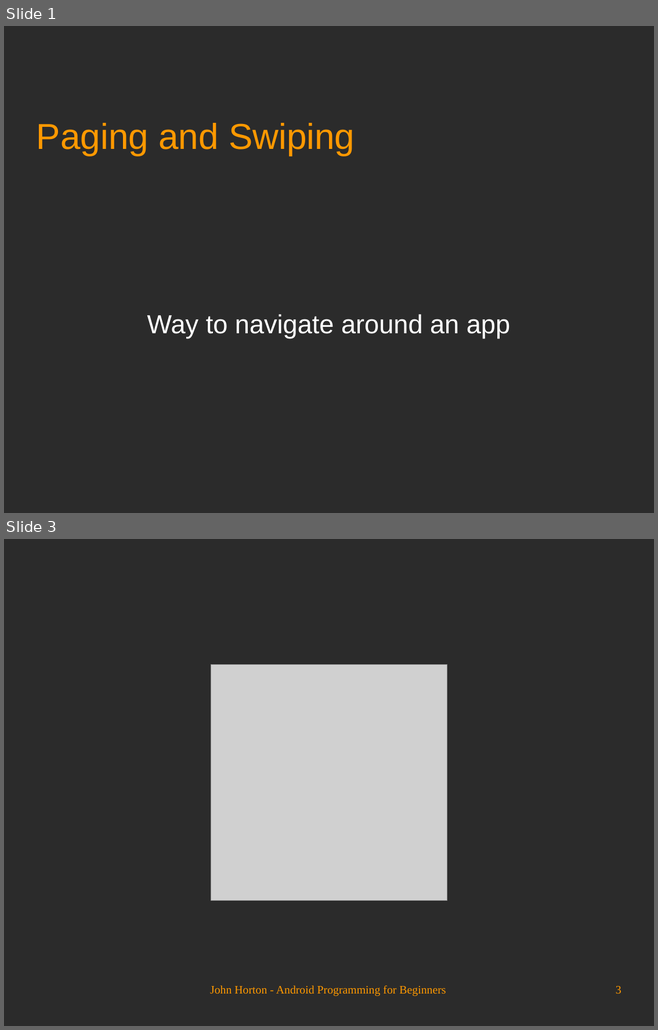
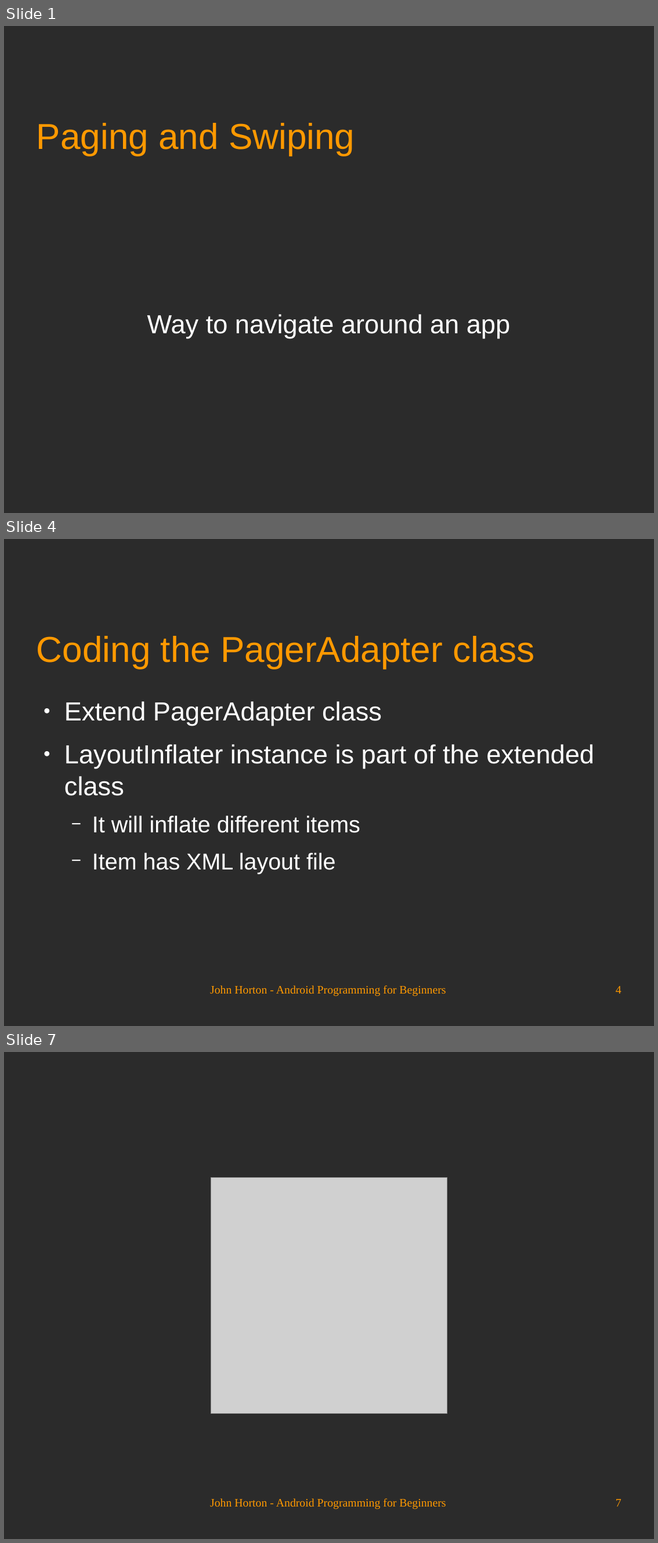
Before and after one commit to Academy-Soft-Intellect/Android-Programming-for-Beginners, a slide deck: 20_Paging_and_Swiping.odp. Shown one above the other, each under a label of ours: slides 1 and 3 before the commit, slides 1, 4 and 7 after it; the slides between them are not shown. The pictures are 658x1030 and 658x1543 pixels, drawn with LibreOffice and Linux fonts; fonts in the diff are those of the drawing; grey boxes stand for pictures; background and template pictures are left out; a plain dark background stands for a picture behind light text. Boxes give left, top, right and bottom in pixels: in the first picture for what was removed or moved away, otherwise in the second. Text is boxed around its words. In the diff, an @@ line names an element or a change of style, - is before the commit and + after.

```diff
--- a/20_Paging_and_Swiping.odp
+++ b/20_Paging_and_Swiping.odp
@@ slide 4 added at (x1=4, y1=539, x2=654, y2=1026), background picture (left out) @@
@@ title added at (x1=36, y1=636, x2=534, y2=668), 44 pt, text #FF9900 @@
+Coding the PagerAdapter class
@@ text added at (x1=64, y1=701, x2=594, y2=874), 32 pt, text #FFFFFF @@
+● Extend PagerAdapter class
+● LayoutInflater instance is part of the extended class
+  − It will inflate different items
+  − Item has XML layout file
@@ text added at (x1=210, y1=986, x2=445, y2=997), 14 pt, text #FF9900 @@
+John Horton - Android Programming for Beginners
@@ page number added at (x1=615, y1=986, x2=621, y2=994), 14 pt, text #FF9900 @@
+4
@@ what was slide 3 is now slide 7 @@
@@ page number at (x1=615, y1=1499, x2=621, y2=1507): text changed @@
-3
+7
```
Also in this commit, not shown: 1 slide changed, 3 other slides added.
